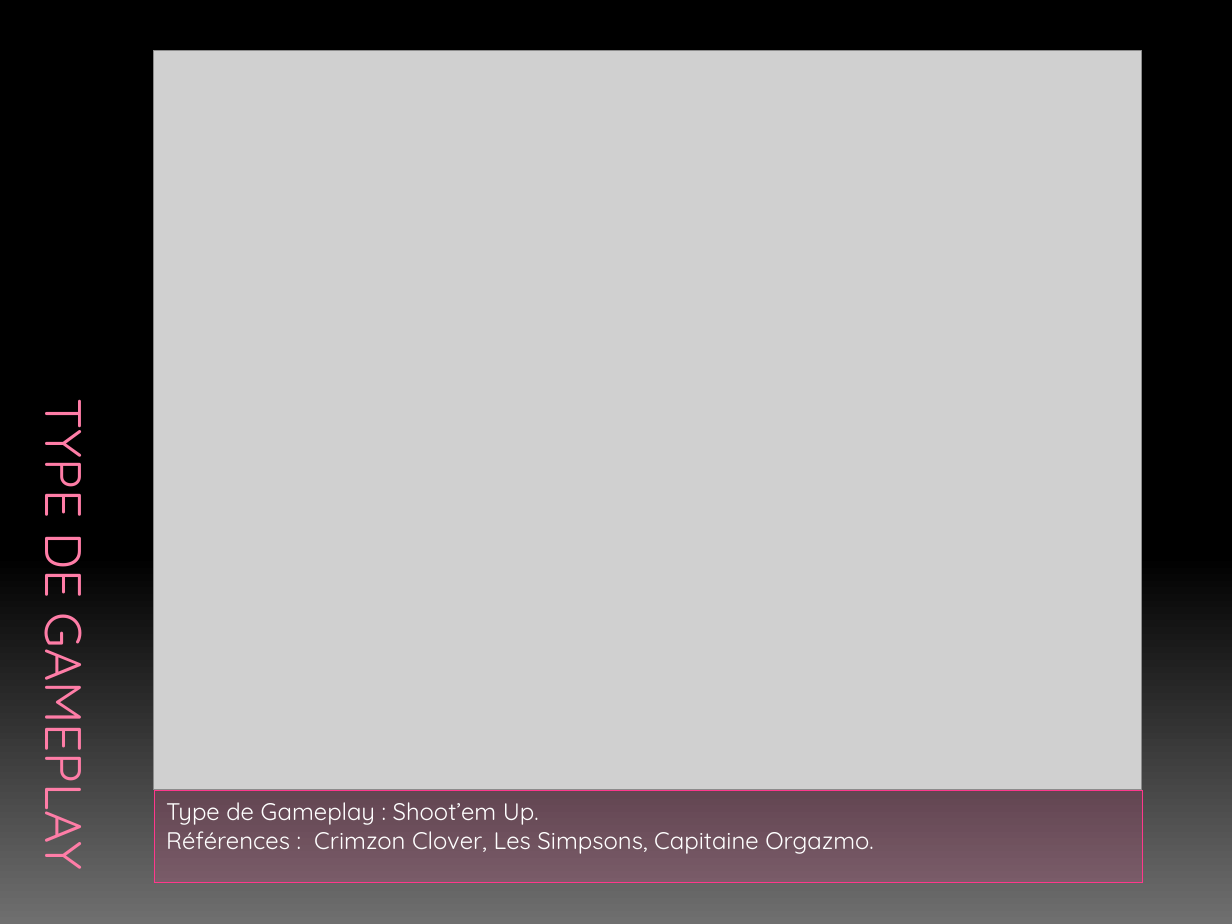
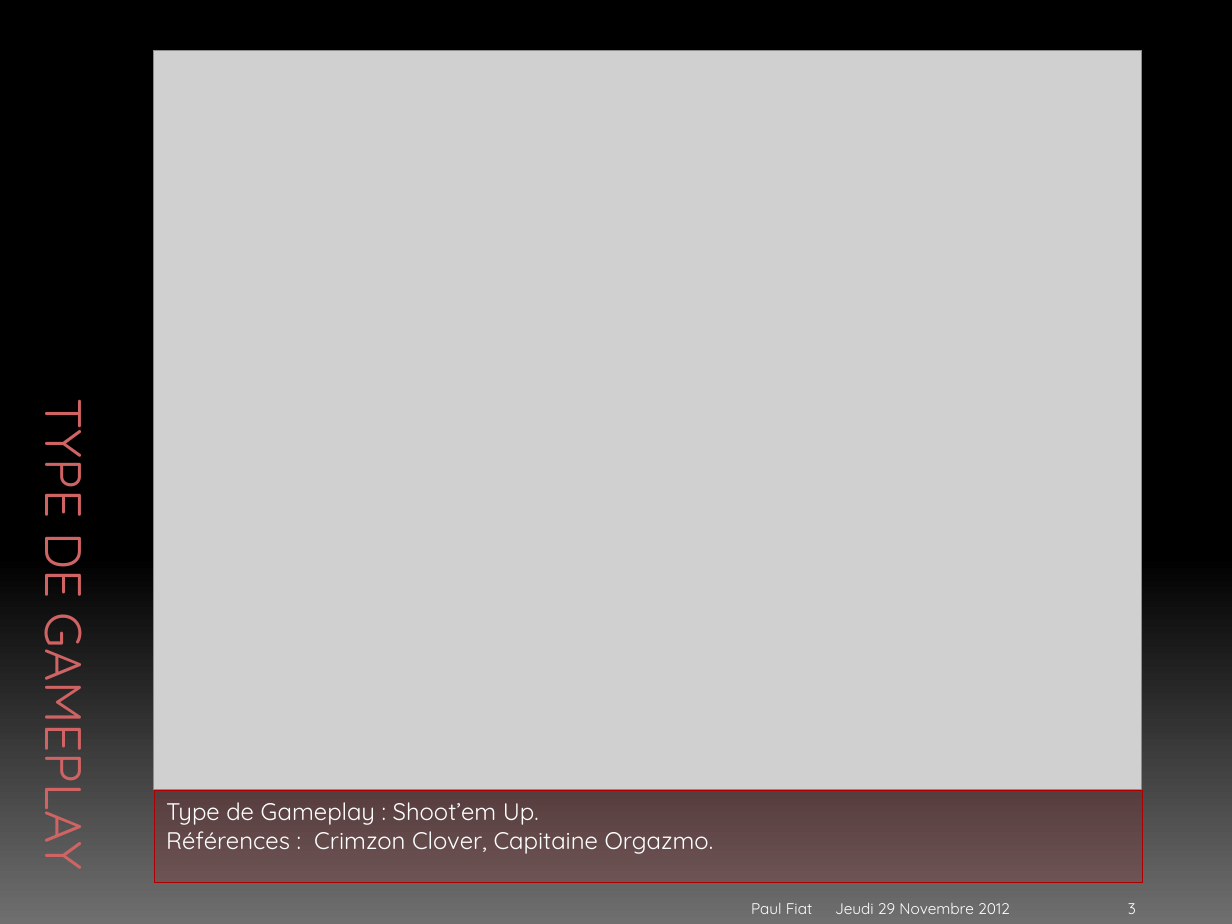
Before and after one commit to Nyarlygames/OBG, a slide deck: slide 3 of GD/Présentation.pptx (slide 2 before the commit). Drawn at 1232x924 pixels with LibreOffice and Linux fonts; fonts in the diff are those of the drawing; grey boxes stand for pictures. Boxes give left, top, right and bottom in pixels: in the first picture for what was removed or moved away, otherwise in the second. Text is boxed around its words. In the diff, an @@ line names an element or a change of style, - is before the commit and + after.

```diff
--- a/GD/Présentation.pptx
+++ b/GD/Présentation.pptx
@@ title "TYPE DE GAMEPLAY" at [30,410,106,862]: text colour #FF7DA7 to #D06464, letter outline #B12761 0.5 pt to #780101 0.5 pt @@
@@ text "Type de Gameplay : Shoot’em ..." at [154,791,1142,883]: fill #FF388C at 15% opacity to #AD0101 at 15% opacity; outline #FF388C 0.75 pt to #AD0101 0.75 pt @@
@@ text at [166,824,713,854]: text changed @@
-Références : Crimzon Clover, Les Simpsons, Capitaine Orgazmo.
+Références : Crimzon Clover, Capitaine Orgazmo.
@@ text added at [751,903,813,914], 9 pt, text #FFFFFF @@
+Paul Fiat
@@ text added at [835,903,1010,914], 9 pt, text #FFFFFF @@
+Jeudi 29 Novembre 2012
@@ page number added at [1128,903,1136,914], 9 pt, text #FFFFFF @@
+3
```
Also in this commit, not shown: 8 other slides changed, 2 slides added.
